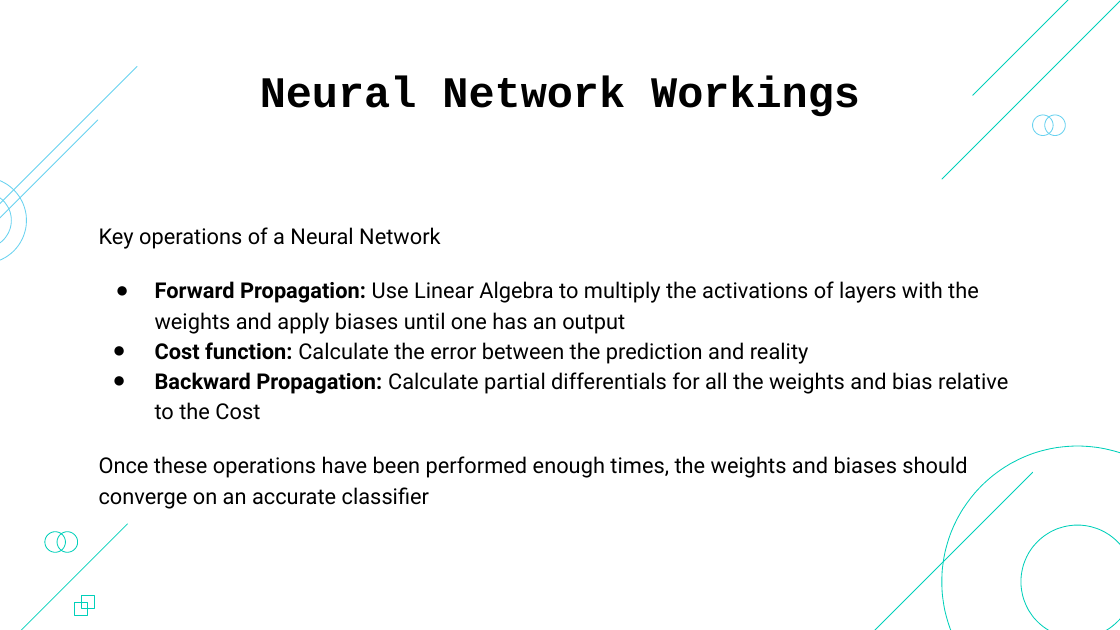
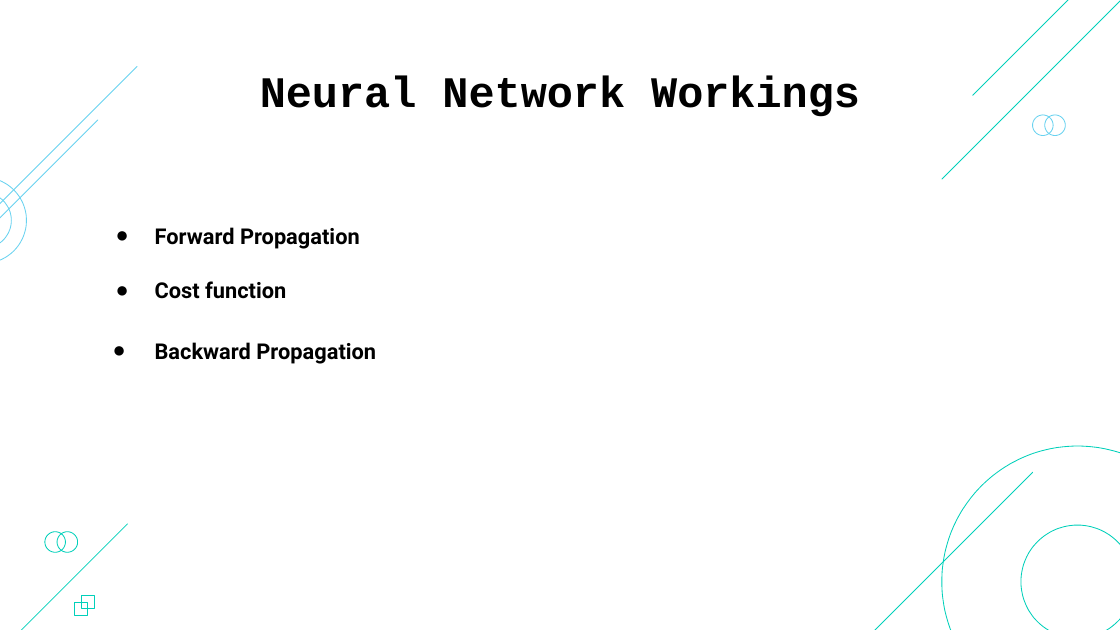
Before and after one commit to mjpcollins/spam-filter, a slide deck: slide 3 of slides/ANN Slides.pptx (slide 7 before the commit). Drawn at 1120x630 pixels with LibreOffice and Linux fonts; fonts in the diff are those of the drawing; background and template pictures are left out. Boxes give left, top, right and bottom in pixels: in the first picture for what was removed or moved away, otherwise in the second. Text is boxed around its words. In the diff, an @@ line names an element or a change of style, - is before the commit and + after.

Commit message:
slides update

```diff
--- a/slides/ANN Slides.pptx
+++ b/slides/ANN Slides.pptx
@@ subtitle at [155,227,376,364]: text changed; bold on @@
-Key operations of a Neural Network
-● Forward Propagation: Use Linear Algebra to multiply the activations of layers with the weights and apply biases until one has an output
-● Cost function: Calculate the error between the prediction and reality
-● Backward Propagation: Calculate partial differentials for all the weights and bias relative to the Cost
-Once these operations have been performed enough times, the weights and biases should converge on an accurate classifier
+● Forward Propagation
+● Cost function
+● Backward Propagation
```
Also in this commit, not shown: 4 slides removed.
